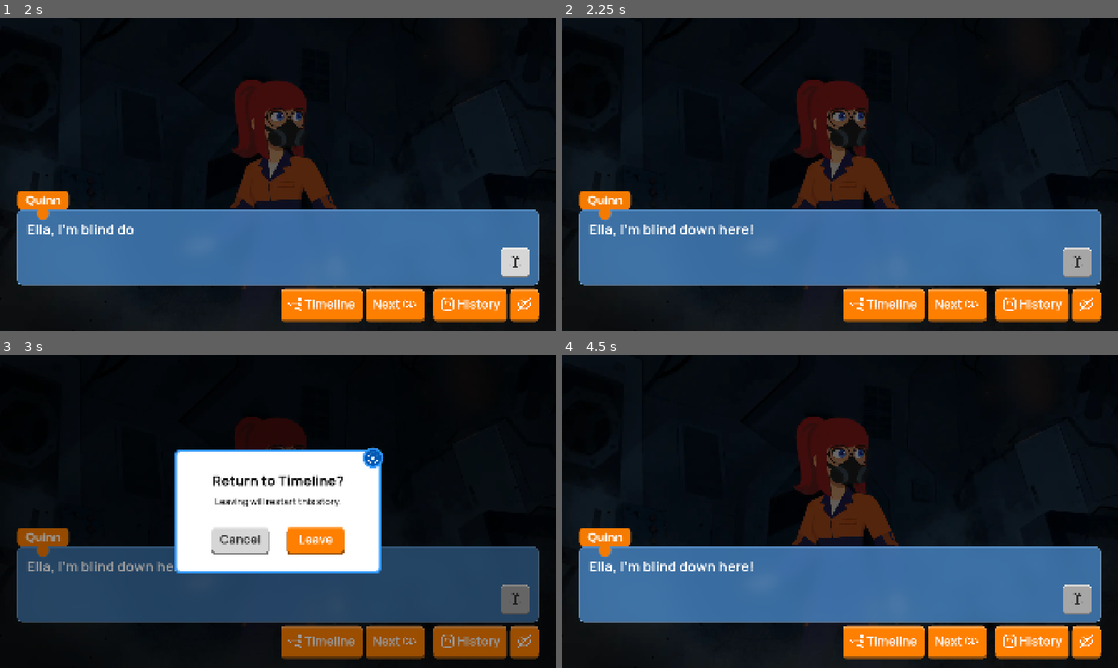
Above: before the commit, frames 1-4 (two rows, left to right).
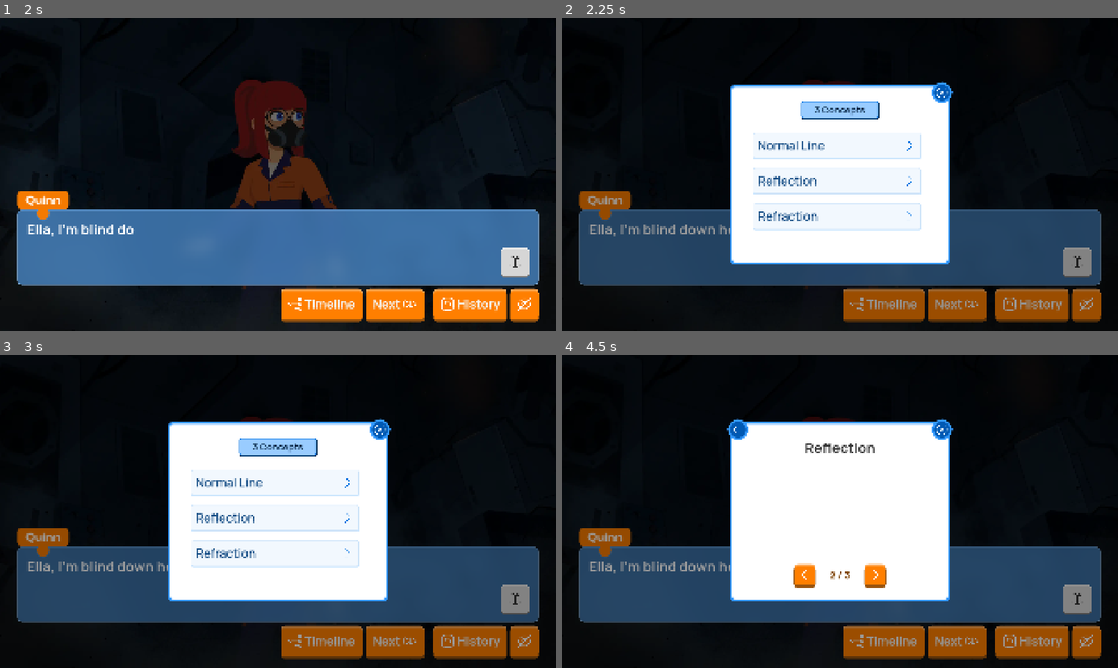
Above: after the commit, the same moments.

Repository: Daniel-Ope06/qzed_adaptive_vn_poc
Game: Godot game, scene res://scenes/menus/timeline.tscn
Same seed, same stepped clock (60 frames per second), same inputs: the game is played once before the commit and once after it.
Inputs (mouse positions are in pixels of both pictures, inside the frame that each line leads up to):
- Up to frame 1 (2 s): tap Enter (ui_accept) at 0.5, 0.77, 1.25, 1.52 s; move the mouse to (61, 174) at 0.52 s; click (61, 174) at 0.67 s; move the mouse to (383, 130) at 1.27 s; click (383, 130) at 1.42 s
- Up to frame 2 (2.25 s): click (1079, 262) at 2 s
- Up to frame 3 (3 s): click "Timeline" at 2.75 s
- Up to frame 4 (4.5 s): click (801, 539) at 3.5 s, where only the run before the commit has a clickable "Cancel"; click (834, 517) at 4.25 s, where only the run after the commit has a clickable "Reflection"

Frame 1 is identical in both runs. In frame 2, 44% of the frame differs, in the area x 3-97%, y 19-98%; in frame 3, 13%; in frame 4, 44%.

Commit message:
feat(core): create word bank popup

Diff:
--- a/assets/ui_textures/word_template.tres
+++ b/assets/ui_textures/word_template.tres
@@ -1,7 +1,7 @@
 [gd_resource type="Theme" format=3 uid="uid://dvcp0g84a55gw"]
 
 [ext_resource type="FontFile" uid="uid://beskn5idyjrr5" path="res://assets/fonts/manrope/Manrope-Medium.ttf" id="1_ohf7f"]
-[ext_resource type="Texture2D" uid="uid://u1q6s1awpe2y" path="res://assets/ui_icons/icon_sys_arrow_right.png" id="2_ohf7f"]
+[ext_resource type="Texture2D" uid="uid://u1q6s1awpe2y" path="res://assets/ui_icons/icon_sys_caret_right_2.png" id="2_ohf7f"]
 
 [sub_resource type="StyleBoxFlat" id="StyleBoxFlat_rcexa"]
 content_margin_left = 16.0
--- a/scenes/components/confirmation_popup.tscn
+++ b/scenes/components/confirmation_popup.tscn
@@ -3,24 +3,13 @@
 [ext_resource type="FontFile" uid="uid://dy7r7jy1mky77" path="res://assets/fonts/manrope/Manrope-Bold.ttf" id="1_gm42q"]
 [ext_resource type="Script" uid="uid://sh554q5dsr3q" path="res://scenes/components/confirmation_popup.gd" id="1_kl8lp"]
 [ext_resource type="FontFile" uid="uid://beskn5idyjrr5" path="res://assets/fonts/manrope/Manrope-Medium.ttf" id="2_4t5xp"]
+[ext_resource type="StyleBox" uid="uid://c50y3iywi7e05" path="res://assets/ui_textures/popup.tres" id="2_mq43p"]
 [ext_resource type="Theme" uid="uid://d08qiswidn2sj" path="res://assets/ui_textures/secondary_theme.tres" id="3_4t5xp"]
 [ext_resource type="Theme" uid="uid://s50ab4h6vned" path="res://assets/ui_textures/default_theme.tres" id="3_r7duh"]
 [ext_resource type="Texture2D" uid="uid://ctkdq5pomuedb" path="res://assets/ui_icons/icon_sys_close.png" id="5_fi86t"]
 
 [sub_resource type="StyleBoxFlat" id="StyleBoxFlat_v0s4m"]
 bg_color = Color(0, 0, 0, 0.39215687)
-
-[sub_resource type="StyleBoxFlat" id="StyleBoxFlat_ccy5s"]
-bg_color = Color(1, 1, 1, 1)
-border_width_left = 8
-border_width_top = 8
-border_width_right = 8
-border_width_bottom = 8
-border_color = Color(0.2, 0.6, 1, 1)
-corner_radius_top_left = 16
-corner_radius_top_right = 16
-corner_radius_bottom_right = 16
-corner_radius_bottom_left = 16
 
 [sub_resource type="StyleBoxFlat" id="StyleBoxFlat_4t5xp"]
 content_margin_left = 24.0
@@ -86,7 +75,7 @@
 anchor_bottom = 0.69722223
 grow_horizontal = 2
 grow_vertical = 2
-theme_override_styles/panel = SubResource("StyleBoxFlat_ccy5s")
+theme_override_styles/panel = ExtResource("2_mq43p")
 metadata/_edit_use_anchors_ = true
 
 [node name="MarginContainer" type="MarginContainer" parent="Panel" unique_id=478350282]
--- /dev/null
+++ b/scenes/components/word_bank_popup.gd
@@ -0,0 +1,105 @@
+extends Panel
+
+@onready var close_panel: PanelContainer = $PopupBox/ClosePanel
+@onready var back_panel: PanelContainer = $PopupBox/BackPanel
+
+# Page 1
+@onready var page_1: MarginContainer = $PopupBox/Page_1
+@onready var heading: Label = $PopupBox/Page_1/Column/Header/Label
+@onready var word_list: VBoxContainer = $PopupBox/Page_1/Column/ScrollContainer/WordList
+@onready var word_template: Button = $PopupBox/Page_1/Column/ScrollContainer/WordList/WordTemplate
+@onready var padding_template: MarginContainer = $PopupBox/Page_1/Column/ScrollContainer/WordList/PaddingTemplate
+
+# Page 2
+@onready var page_2: MarginContainer = $PopupBox/Page_2
+@onready var word_heading: Label = $PopupBox/Page_2/Column/Concept/Word
+@onready var word_definition: RichTextLabel = $PopupBox/Page_2/Column/Concept/Definition
+@onready var count: Label =  $PopupBox/Page_2/Column/ButtonRow/Count/Label
+@onready var left_btn: Button = $PopupBox/Page_2/Column/ButtonRow/LeftButton
+@onready var right_btn: Button = $PopupBox/Page_2/Column/ButtonRow/RightButton
+
+var current_concepts: Dictionary = {}
+var current_index: int = 0
+var current_size: int = 0
+
+func _ready() -> void:
+	page_1.show()
+	page_2.hide()
+	back_panel.hide()
+	close_panel.gui_input.connect(_on_close_panel_gui_input)
+	back_panel.gui_input.connect(_on_back_panel_gui_input)
+	left_btn.pressed.connect(_on_left_btn_pressed)
+	right_btn.pressed.connect(_on_right_btn_pressed)
+	word_definition.bbcode_enabled = true
+
+func setup_word_list(concepts: Dictionary) -> void:
+	word_template.hide()
+	padding_template.hide()
+
+	var words: Array = concepts.keys()
+	current_concepts = concepts
+	current_size = words.size()
+	heading.text = str(words.size()) + " Concepts"
+
+	for word in words:
+		var new_word = word_template.duplicate()
+		new_word.text = word
+		new_word.show()
+		new_word.pressed.connect(_on_word_pressed.bind(word))
+		word_list.add_child(new_word)
+
+	var padding_bottom = padding_template.duplicate()
+	padding_bottom.show()
+	word_list.add_child(padding_bottom)
+
+func open_word_clicked(word: String) -> void:
+	open_popup()
+	_on_word_pressed(word)
+
+# -- POPUP BUTTONS --
+func open_popup() -> void:
+	page_1.show()
+	page_2.hide()
+	back_panel.hide()
+	show()
+
+func close_popup() -> void:
+	hide()
+
+func _on_close_panel_gui_input(event: InputEvent) -> void:
+	var is_tap = event is InputEventScreenTouch and event.pressed
+	var is_click = event is InputEventMouseButton and event.button_index == MOUSE_BUTTON_LEFT and event.pressed
+
+	if is_tap or is_click:
+		close_popup()
+
+func _on_word_pressed(word: String):
+	page_1.hide()
+	page_2.show()
+	back_panel.show()
+
+	word_heading.text = word
+	word_definition.text = current_concepts.get(word)
+	var index: int = current_concepts.keys().find(word)
+	count.text = str(index + 1) + " / " + str(current_size)
+
+func _on_back_panel_gui_input(event: InputEvent) -> void:
+	var is_tap = event is InputEventScreenTouch and event.pressed
+	var is_click = event is InputEventMouseButton and event.button_index == MOUSE_BUTTON_LEFT and event.pressed
+
+	if is_tap or is_click:
+		open_popup()
+
+func _on_left_btn_pressed() -> void:
+	if current_index == 0:
+		current_index = current_size - 1
+	else:
+		current_index -= 1
+	_on_word_pressed(current_concepts.keys()[current_index])
+
+func _on_right_btn_pressed() -> void:
+	if current_index == current_size - 1:
+		current_index = 0
+	else:
+		current_index += 1
+	_on_word_pressed(current_concepts.keys()[current_index])
--- /dev/null
+++ b/scenes/components/word_bank_popup.tscn
@@ -0,0 +1,309 @@
+[gd_scene format=3 uid="uid://c0rdonrxf3itx"]
+
+[ext_resource type="Script" uid="uid://dqin6tucaqiu6" path="res://scenes/components/word_bank_popup.gd" id="1_d05yo"]
+[ext_resource type="StyleBox" uid="uid://c50y3iywi7e05" path="res://assets/ui_textures/popup.tres" id="1_mcfvt"]
+[ext_resource type="Texture2D" uid="uid://ctkdq5pomuedb" path="res://assets/ui_icons/icon_sys_close.png" id="2_pc2qf"]
+[ext_resource type="FontFile" uid="uid://ijvb12ayqv3f" path="res://assets/fonts/manrope/Manrope-SemiBold.ttf" id="3_8fm2w"]
+[ext_resource type="Texture2D" uid="uid://bec6a3igtdhrt" path="res://assets/ui_icons/icon_sys_arrow_left.png" id="4_78yb6"]
+[ext_resource type="Theme" uid="uid://dvcp0g84a55gw" path="res://assets/ui_textures/word_template.tres" id="4_d05yo"]
+[ext_resource type="FontFile" uid="uid://dy7r7jy1mky77" path="res://assets/fonts/manrope/Manrope-Bold.ttf" id="7_gmrr7"]
+[ext_resource type="FontFile" uid="uid://beskn5idyjrr5" path="res://assets/fonts/manrope/Manrope-Medium.ttf" id="8_7w3tl"]
+[ext_resource type="Theme" uid="uid://s50ab4h6vned" path="res://assets/ui_textures/default_theme.tres" id="8_16rd3"]
+[ext_resource type="Texture2D" uid="uid://d0nufqdcn304j" path="res://assets/ui_icons/icon_sys_caret_left.png" id="9_7w3tl"]
+[ext_resource type="Texture2D" uid="uid://owdsbqp02hpx" path="res://assets/ui_icons/icon_sys_caret_right.png" id="9_244k7"]
+
+[sub_resource type="StyleBoxFlat" id="StyleBoxFlat_6mnyg"]
+bg_color = Color(0, 0, 0, 0.39215687)
+
+[sub_resource type="StyleBoxFlat" id="StyleBoxFlat_8fm2w"]
+bg_color = Color(0, 0.34901962, 0.7019608, 1)
+border_width_left = 8
+border_width_top = 8
+border_width_right = 8
+border_width_bottom = 8
+border_color = Color(0.2, 0.6, 1, 1)
+corner_radius_top_left = 36
+corner_radius_top_right = 36
+corner_radius_bottom_right = 36
+corner_radius_bottom_left = 36
+
+[sub_resource type="StyleBoxFlat" id="StyleBoxFlat_pc2qf"]
+content_margin_left = 48.0
+content_margin_top = 8.0
+content_margin_right = 48.0
+content_margin_bottom = 8.0
+bg_color = Color(0.6, 0.8, 1, 1)
+border_width_left = 4
+border_width_top = 4
+border_width_right = 4
+border_width_bottom = 4
+border_color = Color(0.105882354, 0.49803922, 0.8980392, 1)
+corner_radius_top_left = 8
+corner_radius_top_right = 8
+corner_radius_bottom_right = 8
+corner_radius_bottom_left = 8
+shadow_color = Color(0.015686275, 0.16862746, 0.31764707, 1)
+shadow_size = 1
+shadow_offset = Vector2(2, 2)
+
+[sub_resource type="StyleBoxFlat" id="StyleBoxFlat_7w3tl"]
+content_margin_left = 12.0
+content_margin_top = 12.0
+content_margin_right = 12.0
+content_margin_bottom = 12.0
+bg_color = Color(1, 0.49803922, 0, 1)
+border_width_top = 12
+border_color = Color(1, 0.7137255, 0.43137255, 1)
+border_blend = true
+corner_radius_top_left = 12
+corner_radius_top_right = 12
+corner_radius_bottom_right = 12
+corner_radius_bottom_left = 12
+shadow_color = Color(0.6039216, 0.32941177, 0.05490196, 1)
+shadow_size = 1
+shadow_offset = Vector2(0, 8)
+
+[sub_resource type="StyleBoxFlat" id="StyleBoxFlat_244k7"]
+content_margin_left = 12.0
+content_margin_top = 12.0
+content_margin_right = 12.0
+content_margin_bottom = 12.0
+bg_color = Color(1, 0.49803922, 0, 1)
+border_width_top = 12
+border_color = Color(1, 0.7137255, 0.43137255, 1)
+border_blend = true
+corner_radius_top_left = 12
+corner_radius_top_right = 12
+corner_radius_bottom_right = 12
+corner_radius_bottom_left = 12
+shadow_color = Color(0.6039216, 0.32941177, 0.05490196, 1)
+shadow_size = 1
+shadow_offset = Vector2(0, 8)
+
+[sub_resource type="StyleBoxFlat" id="StyleBoxFlat_62whr"]
+content_margin_left = 12.0
+content_margin_top = 12.0
+content_margin_right = 12.0
+content_margin_bottom = 12.0
+bg_color = Color(1, 0.49803922, 0, 1)
+border_width_top = 12
+border_color = Color(1, 0.7137255, 0.43137255, 1)
+border_blend = true
+corner_radius_top_left = 12
+corner_radius_top_right = 12
+corner_radius_bottom_right = 12
+corner_radius_bottom_left = 12
+shadow_color = Color(0.6039216, 0.32941177, 0.05490196, 1)
+shadow_size = 1
+shadow_offset = Vector2(0, 8)
+
+[sub_resource type="StyleBoxFlat" id="StyleBoxFlat_16rd3"]
+content_margin_left = 12.0
+content_margin_top = 12.0
+content_margin_right = 12.0
+content_margin_bottom = 12.0
+bg_color = Color(1, 0.49803922, 0, 1)
+border_width_top = 12
+border_color = Color(1, 0.7137255, 0.43137255, 1)
+border_blend = true
+corner_radius_top_left = 12
+corner_radius_top_right = 12
+corner_radius_bottom_right = 12
+corner_radius_bottom_left = 12
+shadow_color = Color(0.6039216, 0.32941177, 0.05490196, 1)
+shadow_size = 1
+shadow_offset = Vector2(0, 8)
+
+[node name="WordBankPopup" type="Panel" unique_id=833523023]
+anchors_preset = 15
+anchor_right = 1.0
+anchor_bottom = 1.0
+grow_horizontal = 2
+grow_vertical = 2
+theme_override_styles/panel = SubResource("StyleBoxFlat_6mnyg")
+script = ExtResource("1_d05yo")
+metadata/_edit_use_anchors_ = true
+
+[node name="PopupBox" type="PanelContainer" parent="." unique_id=1731692767]
+layout_mode = 1
+anchors_preset = 8
+anchor_left = 0.5
+anchor_top = 0.5
+anchor_right = 0.5
+anchor_bottom = 0.5
+offset_left = -20.0
+offset_top = -20.0
+offset_right = 20.0
+offset_bottom = 20.0
+grow_horizontal = 2
+grow_vertical = 2
+mouse_filter = 2
+theme_override_styles/panel = ExtResource("1_mcfvt")
+
+[node name="ClosePanel" type="PanelContainer" parent="PopupBox" unique_id=1782426945]
+custom_minimum_size = Vector2(72, 72)
+layout_mode = 2
+size_flags_horizontal = 8
+size_flags_vertical = 0
+offset_transform_enabled = true
+offset_transform_position = Vector2(16, -16)
+offset_transform_visual_only = false
+theme_override_styles/panel = SubResource("StyleBoxFlat_8fm2w")
+
+[node name="CenterContainer" type="CenterContainer" parent="PopupBox/ClosePanel" unique_id=1742626660]
+layout_mode = 2
+mouse_filter = 2
+
+[node name="TextureRect" type="TextureRect" parent="PopupBox/ClosePanel/CenterContainer" unique_id=541861658]
+custom_minimum_size = Vector2(42, 42)
+layout_mode = 2
+mouse_filter = 2
+texture = ExtResource("2_pc2qf")
+expand_mode = 1
+
+[node name="BackPanel" type="PanelContainer" parent="PopupBox" unique_id=2020184250]
+visible = false
+custom_minimum_size = Vector2(72, 72)
+layout_mode = 2
+size_flags_horizontal = 0
+size_flags_vertical = 0
+offset_transform_enabled = true
+offset_transform_position = Vector2(-16, -16)
+offset_transform_visual_only = false
+theme_override_styles/panel = SubResource("StyleBoxFlat_8fm2w")
+
+[node name="CenterContainer" type="CenterContainer" parent="PopupBox/BackPanel" unique_id=850710080]
+layout_mode = 2
+mouse_filter = 2
+
+[node name="TextureRect" type="TextureRect" parent="PopupBox/BackPanel/CenterContainer" unique_id=1716534361]
+custom_minimum_size = Vector2(42, 42)
+layout_mode = 2
+mouse_filter = 2
+texture = ExtResource("4_78yb6")
+expand_mode = 1
+
+[node name="Page_1" type="MarginContainer" parent="PopupBox" unique_id=1541326207]
+layout_mode = 2
+mouse_filter = 2
+theme_override_constants/margin_left = 72
+theme_override_constants/margin_top = 48
+theme_override_constants/margin_right = 72
+theme_override_constants/margin_bottom = 48
+
+[node name="Column" type="VBoxContainer" parent="PopupBox/Page_1" unique_id=1765412108]
+layout_mode = 2
+theme_override_constants/separation = 48
+
+[node name="Header" type="PanelContainer" parent="PopupBox/Page_1/Column" unique_id=312506540]
+layout_mode = 2
+size_flags_horizontal = 4
+theme_override_styles/panel = SubResource("StyleBoxFlat_pc2qf")
+
+[node name="Label" type="Label" parent="PopupBox/Page_1/Column/Header" unique_id=561494363]
+layout_mode = 2
+theme_override_colors/font_color = Color(0, 0.12156863, 0.23921569, 1)
+theme_override_fonts/font = ExtResource("3_8fm2w")
+theme_override_font_sizes/font_size = 32
+text = "20 Concepts"
+
+[node name="ScrollContainer" type="ScrollContainer" parent="PopupBox/Page_1/Column" unique_id=1094666360]
+custom_minimum_size = Vector2(600, 400)
+custom_maximum_size = Vector2(-1, 400)
+layout_mode = 2
+theme_override_constants/scrollbar_h_separation = 15
+
+[node name="WordList" type="VBoxContainer" parent="PopupBox/Page_1/Column/ScrollContainer" unique_id=1582778331]
+custom_minimum_size = Vector2(580, 0)
+layout_mode = 2
+theme_override_constants/separation = 32
+
+[node name="PaddingTemplate" type="MarginContainer" parent="PopupBox/Page_1/Column/ScrollContainer/WordList" unique_id=923278321]
+layout_mode = 2
+theme_override_constants/margin_bottom = 2
+
+[node name="WordTemplate" type="Button" parent="PopupBox/Page_1/Column/ScrollContainer/WordList" unique_id=1025042525]
+layout_mode = 2
+theme = ExtResource("4_d05yo")
+text = "Word"
+alignment = 0
+icon_alignment = 2
+
+[node name="Page_2" type="MarginContainer" parent="PopupBox" unique_id=973399442]
+visible = false
+layout_mode = 2
+mouse_filter = 2
+theme_override_constants/margin_left = 72
+theme_override_constants/margin_top = 48
+theme_override_constants/margin_right = 72
+theme_override_constants/margin_bottom = 48
+
+[node name="Column" type="VBoxContainer" parent="PopupBox/Page_2" unique_id=865349712]
+layout_mode = 2
+mouse_filter = 2
+theme_override_constants/separation = 36
+
+[node name="Concept" type="VBoxContainer" parent="PopupBox/Page_2/Column" unique_id=88412070]
+layout_mode = 2
+mouse_filter = 2
+theme_override_constants/separation = 32
+
+[node name="Word" type="Label" parent="PopupBox/Page_2/Column/Concept" unique_id=78117981]
+layout_mode = 2
+theme_override_colors/font_color = Color(0.2, 0.2, 0.2, 1)
+theme_override_fonts/font = ExtResource("7_gmrr7")
+theme_override_font_sizes/font_size = 48
+text = "Word"
+horizontal_alignment = 1
+
+[node name="Definition" type="RichTextLabel" parent="PopupBox/Page_2/Column/Concept" unique_id=906491638]
+custom_minimum_size = Vector2(600, 300)
+custom_maximum_size = Vector2(600, 300)
+layout_mode = 2
+theme_override_colors/default_color = Color(0.32156864, 0.32156864, 0.32156864, 1)
+theme_override_fonts/normal_font = ExtResource("8_7w3tl")
+theme_override_fonts/bold_font = ExtResource("7_gmrr7")
+theme_override_font_sizes/normal_font_size = 36
+theme_override_font_sizes/bold_font_size = 36
+theme_override_font_sizes/bold_italics_font_size = 36
+theme_override_font_sizes/italics_font_size = 36
+theme_override_font_sizes/mono_font_size = 36
+bbcode_enabled = true
+text = "Here is the definition of the word above."
+horizontal_alignment = 1
+vertical_alignment = 1
+
+[node name="ButtonRow" type="HBoxContainer" parent="PopupBox/Page_2/Column" unique_id=945194642]
+layout_mode = 2
+mouse_filter = 2
+theme_override_constants/separation = 48
+alignment = 1
+
+[node name="LeftButton" type="Button" parent="PopupBox/Page_2/Column/ButtonRow" unique_id=1464317136]
+layout_mode = 2
+theme = ExtResource("8_16rd3")
+theme_override_styles/normal = SubResource("StyleBoxFlat_7w3tl")
+theme_override_styles/hover = SubResource("StyleBoxFlat_244k7")
+icon = ExtResource("9_7w3tl")
+icon_alignment = 1
+
+[node name="Count" type="MarginContainer" parent="PopupBox/Page_2/Column/ButtonRow" unique_id=475224795]
+layout_mode = 2
+mouse_filter = 2
+
+[node name="Label" type="Label" parent="PopupBox/Page_2/Column/ButtonRow/Count" unique_id=2043889772]
+layout_mode = 2
+theme_override_colors/font_color = Color(0.47843137, 0.23921569, 0, 1)
+theme_override_fonts/font = ExtResource("7_gmrr7")
+theme_override_font_sizes/font_size = 36
+text = "1 / 20"
+horizontal_alignment = 1
+vertical_alignment = 1
+
+[node name="RightButton" type="Button" parent="PopupBox/Page_2/Column/ButtonRow" unique_id=2133517016]
+layout_mode = 2
+size_flags_vertical = 4
+theme = ExtResource("8_16rd3")
+theme_override_styles/normal = SubResource("StyleBoxFlat_62whr")
+theme_override_styles/hover = SubResource("StyleBoxFlat_16rd3")
+icon = ExtResource("9_244k7")
--- a/scenes/core/dialogue_ui.gd
+++ b/scenes/core/dialogue_ui.gd
@@ -18,6 +18,7 @@
 @onready var dialogue_alignment: VBoxContainer = $MainStack/BottomAlignment/DialogueAlignment
 @onready var button_alignment: HBoxContainer = $MainStack/BottomAlignment/ButtonAlignment
 @onready var confirmation_popup: Panel = $OverlayLayer/ConfirmationPopup
+@onready var word_bank_popup: Panel = $OverlayLayer/WordBankPopup
 
 # Speaker Nodes
 @onready var name_panel: PanelContainer = $MainStack/BottomAlignment/DialogueAlignment/NameAlignment/NamePanel
@@ -29,6 +30,7 @@
 @onready var hide_ui_button: Button = $MainStack/BottomAlignment/ButtonAlignment/Row2/HideUIButton
 @onready var next_button: Button = $MainStack/BottomAlignment/ButtonAlignment/Row1/NextButton
 @onready var timeline_button: Button = $MainStack/BottomAlignment/ButtonAlignment/Row1/TimelineButton
+@onready var dictionary_button: Button = $MainStack/BottomAlignment/DialogueAlignment/TextPanel/Padding/Row/DictionaryButton
 
 # Choice Node
 @onready var choice_template = $MainStack/TopMarginBox/ChoiceAlignment/ChoiceTemplate
@@ -48,11 +50,13 @@
 
 	# Hide Popup
 	confirmation_popup.close_popup()
+	word_bank_popup.close_popup()
 
 	# Connect Signals
 	next_button.pressed.connect(_on_next_button_pressed)
 	hide_ui_button.pressed.connect(_on_hide_ui_button_pressed)
 	timeline_button.pressed.connect(_on_timeline_button_pressed)
+	dictionary_button.pressed.connect(_on_dictionary_button_pressed)
 	dialogue_text.meta_clicked.connect(_on_keyword_clicked)
 
 
@@ -146,9 +150,8 @@
 	var duration = text.length() * 0.03 # 0.03 seconds per character
 	text_tween.tween_property(dialogue_text, "visible_ratio", 1.0, duration)
 
-func _on_keyword_clicked(meta_data) -> void:
-	print("Keyword clicked! Loading dictionary entry for: ", meta_data)
-	# TODO: Dictionary UI here based on the meta_data
+func _on_keyword_clicked(word: String) -> void:
+	word_bank_popup.open_word_clicked(word)
 
 func _on_next_button_pressed() -> void:
 	# If text is typing, skip to the end of the sentence
@@ -199,6 +202,9 @@
 		choice_selected.emit(target_block)
 
 
-# --- RETURN TO TIMELINE ---
+# --- POPUPS ---
 func _on_timeline_button_pressed() -> void:
 	confirmation_popup.open_popup()
+
+func _on_dictionary_button_pressed() -> void:
+	word_bank_popup.open_popup()
--- a/scenes/core/dialogue_ui.tscn
+++ b/scenes/core/dialogue_ui.tscn
@@ -12,6 +12,7 @@
 [ext_resource type="Texture2D" uid="uid://dushe8hydasqf" path="res://assets/ui_icons/icon_sys_hide.png" id="7_q4xhs"]
 [ext_resource type="Texture2D" uid="uid://kodxhxi3bflg" path="res://assets/ui_icons/icon_sys_timeline.png" id="8_r5j0u"]
 [ext_resource type="PackedScene" uid="uid://boqx1y17g363s" path="res://scenes/components/confirmation_popup.tscn" id="12_lmlw1"]
+[ext_resource type="PackedScene" uid="uid://c0rdonrxf3itx" path="res://scenes/components/word_bank_popup.tscn" id="13_ubgma"]
 
 [sub_resource type="StyleBoxFlat" id="StyleBoxFlat_q4xhs"]
 content_margin_left = 8.0
@@ -183,7 +184,6 @@
 theme_override_styles/normal = SubResource("StyleBoxFlat_4uofa")
 theme_override_styles/pressed = SubResource("StyleBoxFlat_7o3ep")
 theme_override_styles/hover = SubResource("StyleBoxFlat_4uofa")
-toggle_mode = true
 icon = ExtResource("4_q4xhs")
 icon_alignment = 1
 
@@ -223,3 +223,7 @@
 [node name="OverlayLayer" type="CanvasLayer" parent="." unique_id=1410704779]
 
 [node name="ConfirmationPopup" parent="OverlayLayer" unique_id=496104491 instance=ExtResource("12_lmlw1")]
+visible = false
+
+[node name="WordBankPopup" parent="OverlayLayer" unique_id=833523023 instance=ExtResource("13_ubgma")]
+visible = false
--- a/scenes/core/main_game.gd
+++ b/scenes/core/main_game.gd
@@ -1,9 +1,11 @@
 extends Control
 
 @onready var visual_layer: Control = $VisualLayer
-@onready var dialogue_ui = $UILayer/DialogueUI
+@onready var dialogue_ui: Control = $UILayer/DialogueUI
+@onready var word_bank: Control = $UILayer/DialogueUI/OverlayLayer/WordBankPopup
 
 var story_data: Dictionary = {}
+var dict_data: Dictionary = {}
 var current_block: Dictionary = {}
 var waiting_for_next_click: bool = false
 
@@ -16,14 +18,21 @@
 		push_error("Main Game: Launched without a valid story ID")
 		return
 
-	var file_path = "res://data/story/%s.json" % active_story_id
-	if not FileAccess.file_exists(file_path):
-		push_error("Main Game: Story file not found at " + file_path)
+	var story_path = "res://data/story/%s.json" % active_story_id
+	var dict_path = "res://data/dictionary/%s_dict.json" % active_story_id
+
+	if not (FileAccess.file_exists(story_path) or FileAccess.file_exists(dict_path)):
+		push_error("Story file(s) not found")
 		return
 
-	var file_text = FileAccess.get_file_as_string(file_path)
-	story_data = JSON.parse_string(file_text)
+	var story_text = FileAccess.get_file_as_string(story_path)
+	var dict_text = FileAccess.get_file_as_string(dict_path)
+
+	story_data = JSON.parse_string(story_text)
+	dict_data = JSON.parse_string(dict_text)
+
 	play_block("scene_1")
+	word_bank.setup_word_list(dict_data["concepts"])
 
 func play_block(block_id: String) -> void:
 	if block_id == "stop":
Not shown, added: scenes/components/word_bank_popup.gd.uid
